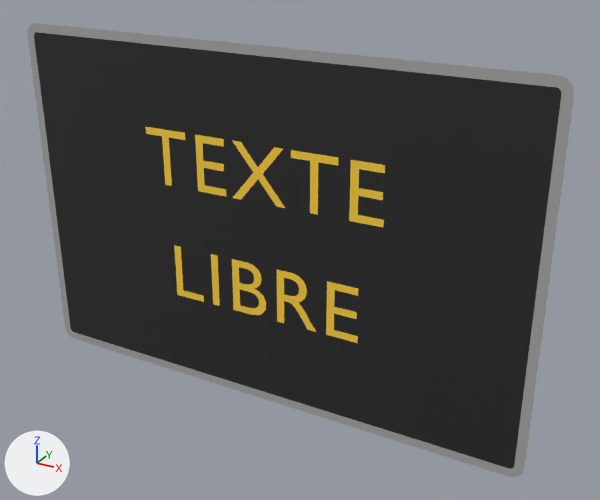
The glTF model panneaux/19_X_dynamiques/XC50.glb, before and after one commit.
Both versions are drawn from a camera (50 mm lens) standing at (0.853, -1.376, 0.68) and looking at (0.08, 0.031, -0.023). Arrows for +X, +Y and +Z are at lower left; the lights stay in place. The picture after the commit comes second. Where no turn or scale is listed for an object, it has been applied to the vertices. Vertices at exactly the same position are counted once.

The first picture shows 'XC50_cadre00', 'XC50_fond01', 'XC50_txt02', 'XC50_txt03' and 1 more.
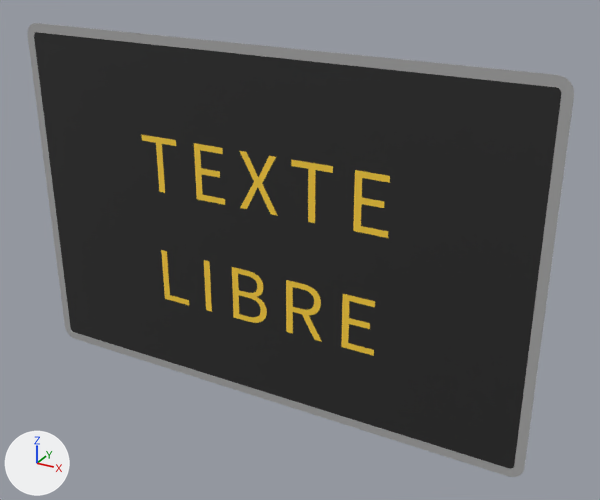
Where the change shows, as pixel boxes (x1, y1, x2, y2) in the pictures (600 x 500 px; the box of a moved part takes in the faces that stretch with it):
'XC50_txt02', reshaped
    before: (145, 126, 385, 228)
    after: (141, 134, 390, 238)
'XC50_txt03', reshaped (16% wider, 8% taller)
    before: (174, 245, 358, 343)
    after: (161, 250, 375, 356)
part 1 of me_t_260, rebuilt
    before: (349, 160, 385, 228)
    after: (353, 170, 390, 238)
part 2 of me_t_260, rebuilt
    before: (195, 135, 226, 197)
    after: (194, 143, 225, 205)
part 3 of me_t_260, rebuilt (28% narrower)
    before: (232, 140, 285, 208)
    after: (240, 151, 278, 216)
part 4 of me_t_260, rebuilt (12% narrower)
    before: (291, 150, 339, 215)
    after: (291, 159, 333, 223)
part 5 of me_t_260, rebuilt (12% narrower)
    before: (145, 126, 185, 186)
    after: (141, 134, 176, 193)
part 6 of me_t_261, added
    after: (204, 260, 212, 312)
part 7 of me_t_261, rebuilt (7% narrower)
    before: (277, 270, 316, 332)
    after: (286, 280, 322, 342)
part 8 of me_t_261, added (yellow)
    after: (341, 294, 375, 356)
part 9 of me_t_261, deleted (yellow)
    before: (174, 245, 204, 302)
part 10 of me_t_261, deleted
    before: (211, 254, 220, 306)
part 11 of me_t_261, moved or reshaped
    before: (232, 259, 266, 315)
    after: (232, 267, 267, 323)
part 12 of me_t_261, deleted (yellow)
    before: (326, 281, 358, 343)
part 13 of me_t_261, added
    after: (161, 250, 189, 305)

The edits, one by one:
me_t_260 is used by ob_xc50_txt02; location (0.0, -0.002, 0.133).
me_t_260 had 104 vertices, 188 faces and spanned x -0.282..0.28, y 0.0, z -0.055..0.07.
me_t_260 now has 204 vertices, 388 faces and spans x -0.295..0.291, y 0.0, z -0.074..0.051.
me_t_260 part 1: the loose piece of 24 vertices spanning x 0.208..0.28, y 0.0, z -0.055..0.07 is rebuilt with 24 vertices and now spans x 0.217..0.291, y 0.0, z -0.074..0.051.
me_t_260 part 2: the loose piece of 24 vertices spanning x -0.152..-0.079, y 0.0, z -0.055..0.07 is rebuilt with 24 vertices and now spans x -0.156..-0.083, y 0.0, z -0.074..0.051.
me_t_260 part 3: the loose piece of 24 vertices spanning x -0.065..0.065, y 0.0, z -0.055..0.07 is rebuilt with 124 vertices and now spans x -0.046..0.046, y 0.0, z -0.074..0.051.
me_t_260 part 4: the loose piece of 16 vertices spanning x 0.077..0.182, y 0.0, z -0.055..0.07 is rebuilt with 16 vertices and now spans x 0.078..0.17, y 0.0, z -0.074..0.051.
me_t_260 part 5: the loose piece of 16 vertices spanning x -0.282..-0.178, y 0.0, z -0.055..0.07 is rebuilt with 16 vertices and now spans x -0.295..-0.203, y 0.0, z -0.074..0.051.
me_t_261 is used by ob_xc50_txt03; location (0.0, -0.003, -0.133).
me_t_261 had 444 vertices, 880 faces and spanned x -0.225..0.234, y 0.0, z -0.055..0.07.
me_t_261 now has 374 vertices, 740 faces and spans x -0.263..0.271, y 0.0, z -0.074..0.051.
me_t_261 part 6: a new loose piece, a box spanning x -0.1462..-0.13051, y -0.0002..0.0002, z -0.07435..0.05065, in mat_ambre_dynamique (yellow #ffd33f).
me_t_261 part 7: the loose piece of 188 vertices spanning x 0.042..0.138, y 0.0, z -0.055..0.07 is rebuilt with 118 vertices and now spans x 0.065..0.151, y 0.0, z -0.074..0.051.
me_t_261 part 8: a new loose piece of 24 vertices spanning x 0.197..0.271, y 0.0, z -0.074..0.051, in mat_ambre_dynamique (yellow #ffd33f).
me_t_261 part 9: the loose piece of 12 vertices spanning x -0.225..-0.151, y 0.0, z -0.055..0.07 is deleted.
me_t_261 part 10: the loose piece of 8 vertices spanning x -0.126..-0.108, y 0.0, z -0.055..0.07 is deleted.
me_t_261 part 11: 2 vertices moved within x -0.004, y 0.0, z -0.024; 208 vertices removed from x -0.071..0.015, y 0.0, z -0.055..0.07; 208 vertices added at x -0.072..0.015, y 0.0, z -0.074..0.051.
me_t_261 part 12: 24 vertices removed from x 0.161..0.234, y 0.0, z -0.055..0.07.
me_t_261 part 13: 12 vertices added at x -0.263..-0.193, y 0.0, z -0.074..0.051.
